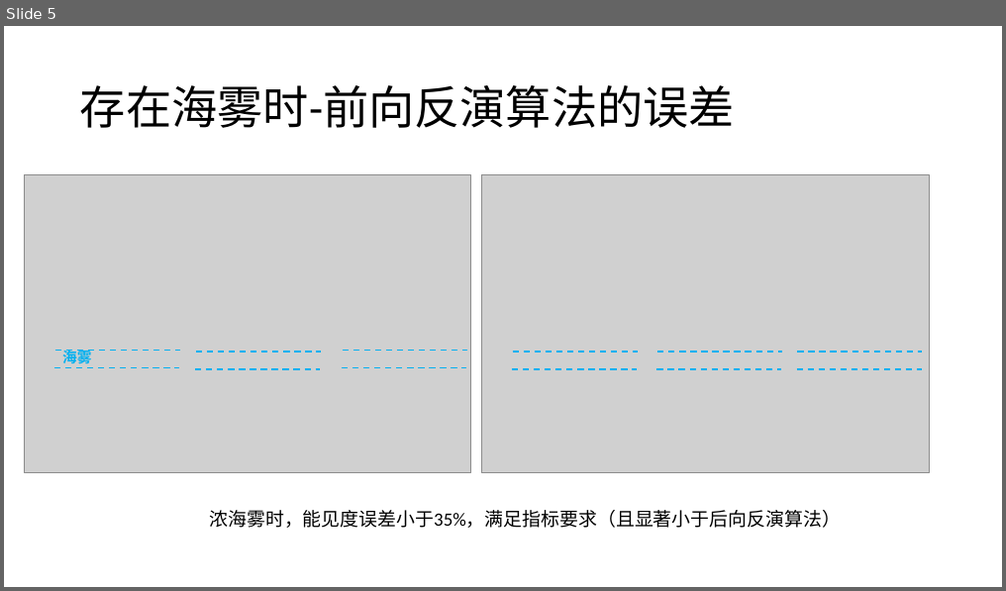
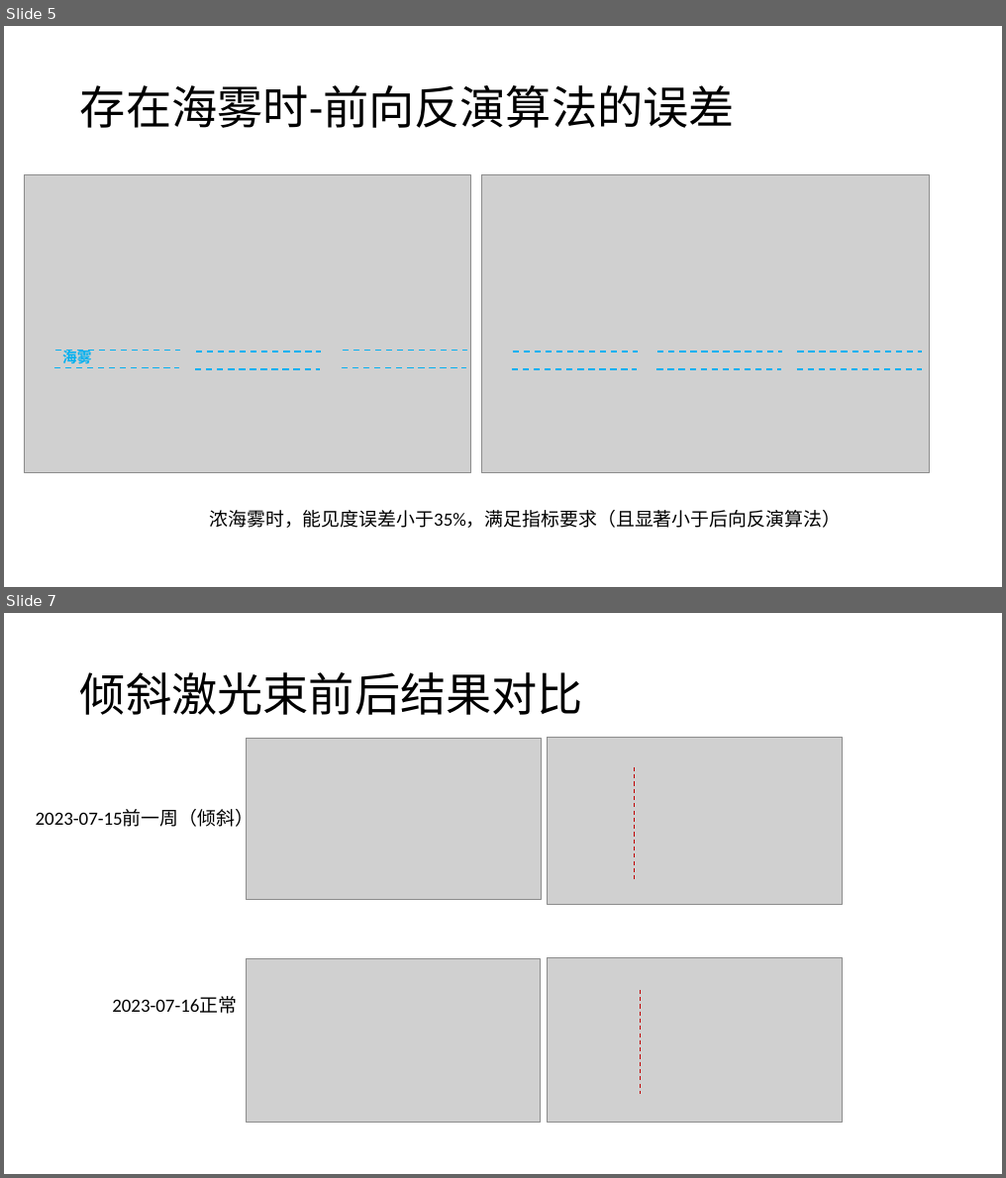
Before and after one commit to ZPYin/LISMO, a slide deck: docs/preliminary results.pptx. Shown one above the other, each under a label of ours: slide 5 before the commit, slides 5 and 7 after it; the slides between them are not shown. The pictures are 1006x591 and 1006x1178 pixels, drawn with LibreOffice and Linux fonts; fonts in the diff are those of the drawing; grey boxes stand for pictures. Boxes give left, top, right and bottom in pixels: in the first picture for what was removed or moved away, otherwise in the second. Text is boxed around its words. In the diff, an @@ line names an element or a change of style, - is before the commit and + after.

```diff
--- a/docs/preliminary results.pptx
+++ b/docs/preliminary results.pptx
@@ slide 7 added at [4,613,1002,1174], background #FFFFFF @@
@@ title added at [80,672,583,715], 44 pt, text #000000 @@
+倾斜激光束前后结果对比
@@ picture added at [246,739,541,900] @@
@@ picture added at [547,738,842,904] @@
@@ line added from (635, 767) to (635, 878), #C00000 1 pt dashed @@
@@ text added at [36,809,254,830], 18 pt, text #000000 @@
+2023-07-15前一周（倾斜）
@@ picture added at [246,959,541,1123] @@
@@ picture added at [547,959,842,1122] @@
@@ text added at [112,996,237,1014], 18 pt, text #000000 @@
+2023-07-16正常
@@ line added from (641, 990) to (641, 1094), #C00000 1 pt dashed @@
```
Also in this commit, not shown: 1 other slide added, 46 other files.
